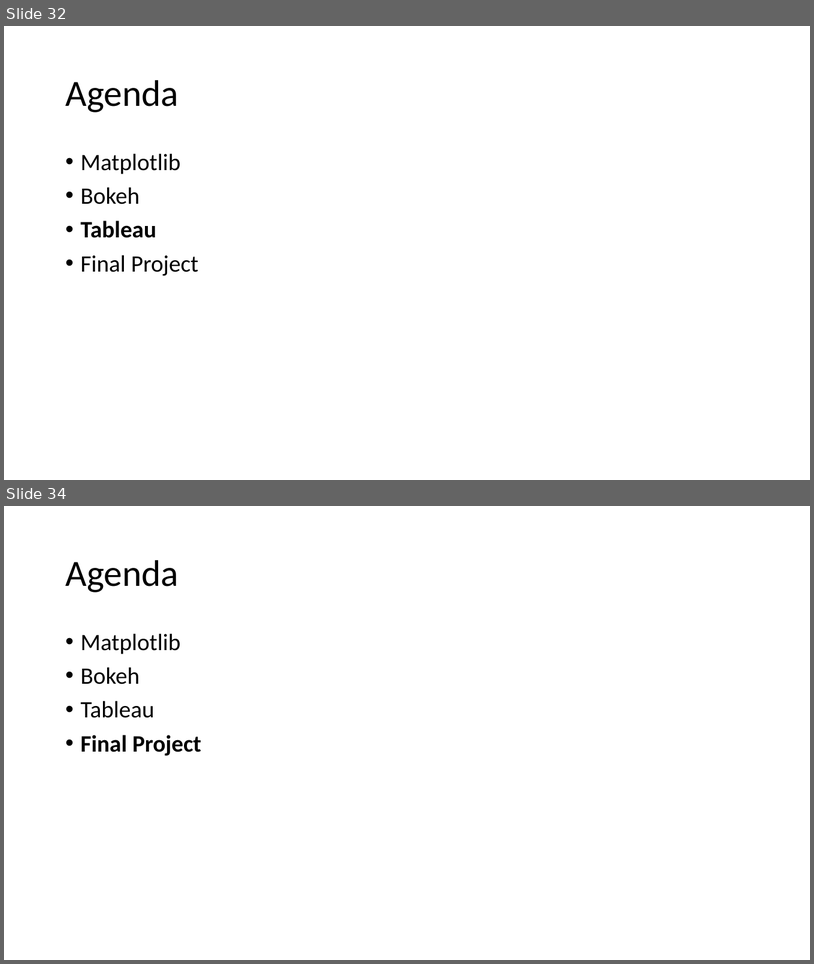
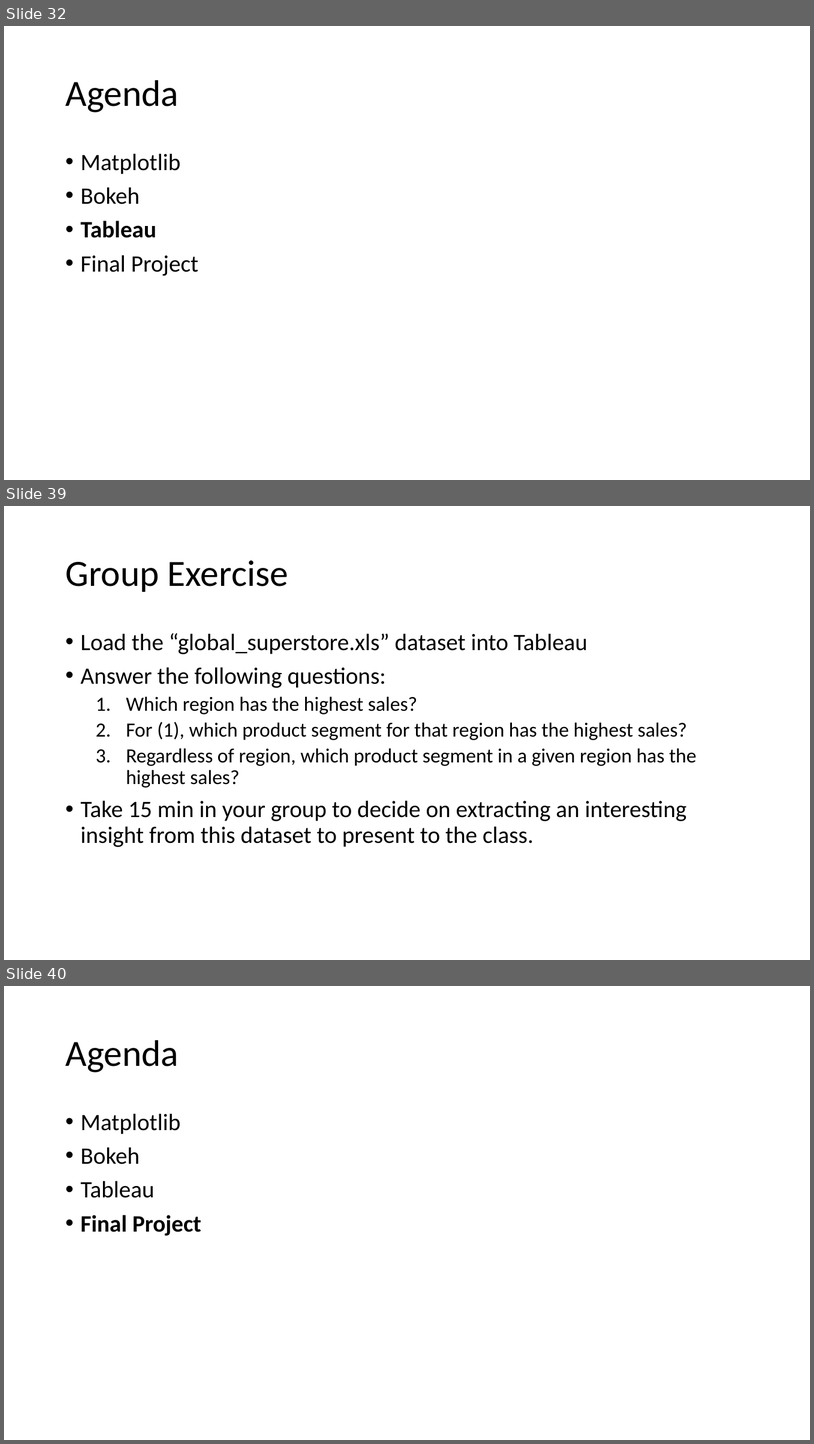
Before and after one commit to philmui/datascience, a slide deck: lecture05.more.viz/lecture05.viz.pptx. Shown one above the other, each under a label of ours: slides 32 and 34 before the commit, slides 32, 39 and 40 after it; the slides between them are not shown. The pictures are 814x964 and 814x1444 pixels, drawn with LibreOffice and Linux fonts; fonts in the diff are those of the drawing. Boxes give left, top, right and bottom in pixels: in the first picture for what was removed or moved away, otherwise in the second. Text is boxed around its words. In the diff, an @@ line names an element or a change of style, - is before the commit and + after.

Commit message:
Added more Tableau lecture content

```diff
--- a/lecture05.more.viz/lecture05.viz.pptx
+++ b/lecture05.more.viz/lecture05.viz.pptx
@@ slide 39 added at box(4, 506, 810, 960), background #FFFFFF @@
@@ title added at box(65, 560, 288, 592), 44 pt, text #000000 @@
+Group Exercise
@@ text added at box(81, 633, 697, 847), 28 pt, text #000000 @@
+• Load the “global_superstore.xls” dataset into Tableau
+• Answer the following questions:
+  1. Which region has the highest sales?
+  2. For (1), which product segment for that region has the highest sales?
+  3. Regardless of region, which product segment in a given region has the highest sales?
+• Take 15 min in your group to decide on extracting an interesting insight from this dataset to present to the class.
@@ what was slide 34 is now slide 40 @@
```
Also in this commit, not shown: 5 other slides added, 1 other file.
